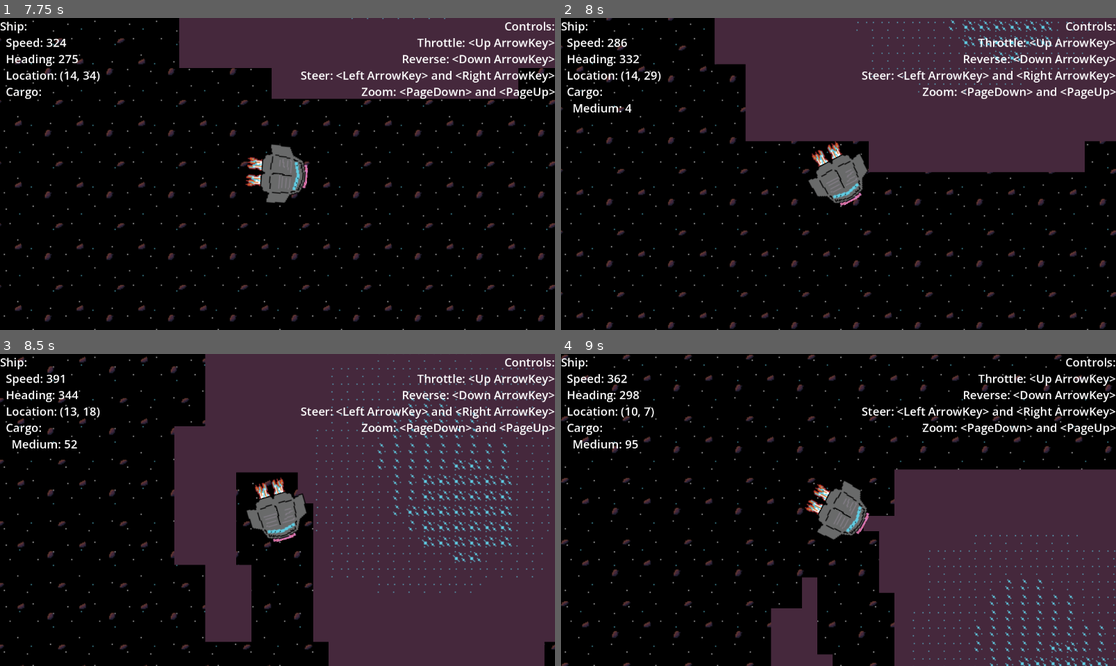
Above: before the commit, frames 1-4 (two rows, left to right).
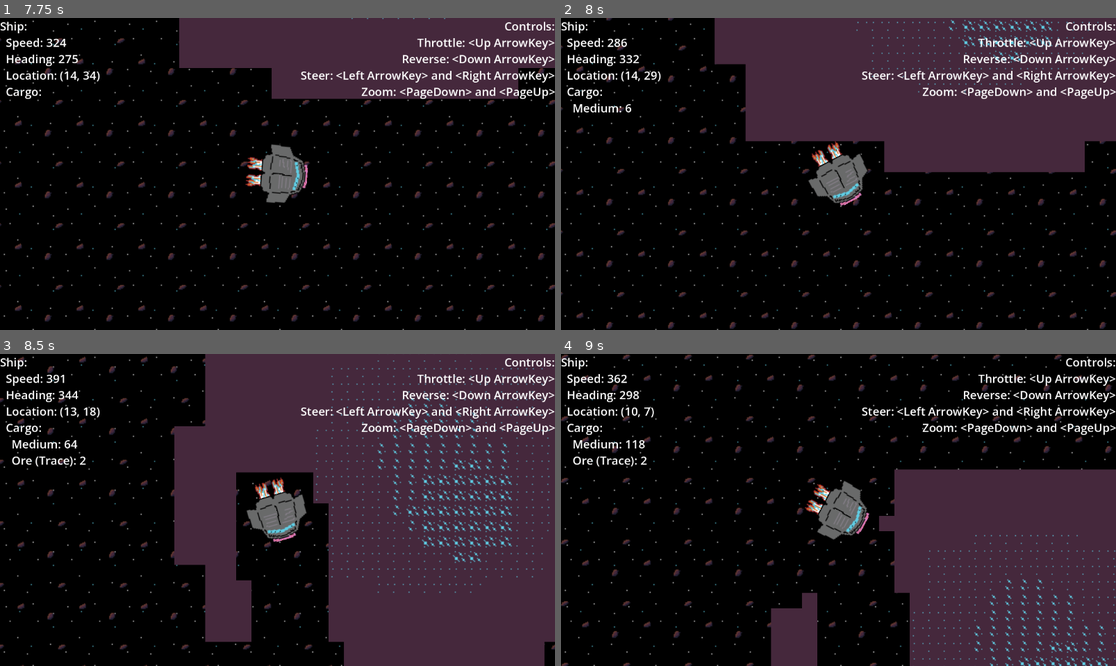
Above: after the commit, the same moments.

Repository: bingecraft-net/sandbox
Game: Godot game, scene res://node_2d.tscn
Two runs of this game, one before a commit and one after it. Both use one fixed random seed, a clock stepped at 60 frames per second and the inputs below.
Inputs:
- Up to frame 1 (7.75 s): tap Enter at 0.5 s; hold Right (ui_right) 0.53-1.28 s; hold Down (ui_down) 1.28-2.03 s; hold Right (ui_right) 2.03-2.78 s; hold Up (ui_up) 2.78-3.53 s; hold Left (ui_left) 3.53-5.03 s; hold Down (ui_down) 5.03-5.78 s; hold Right (ui_right) 5.78-6.53 s; hold Up (ui_up) 6.53-7.28 s; hold Right (ui_right) from 7.28 s (still down)
- Up to frame 2 (8 s): keep holding Right (ui_right)
- Up to frame 3 (8.5 s): release Right (ui_right) at 8.03 s; hold Down (ui_down) from 8.03 s (still down)
- Up to frame 4 (9 s): release Down (ui_down) at 8.78 s; hold Left (ui_left) from 8.78 s (still down)

Frame 1 is identical in both runs. In frame 2, 0.3% of the frame differs, in the area x 11-59%, y 27-50%; in frame 3, 2.0%, in the area x 2-62%, y 27-100%; in frame 4, 1.8%.

Commit message:
adjust ship mining brush

Diff:
--- a/node_2d.gd
+++ b/node_2d.gd
@@ -9,8 +9,8 @@
 
 # Called every frame. 'delta' is the elapsed time since the previous frame.
 func _process(delta: float) -> void:
-	var brush_diameter = 4
-	var tl = ship.position / 16 - Vector2.ONE * brush_diameter / 2
+	var brush_diameter = 5
+	var tl = ship.position / 16 - Vector2.ONE * brush_diameter / 2 + Vector2.ONE / 2
 	for index in range(brush_diameter * brush_diameter):
 		var coords = tl + Vector2(index % brush_diameter, index / brush_diameter)
 		var atlas_coords = 	$TileMapLayer.get_cell_atlas_coords(coords)
